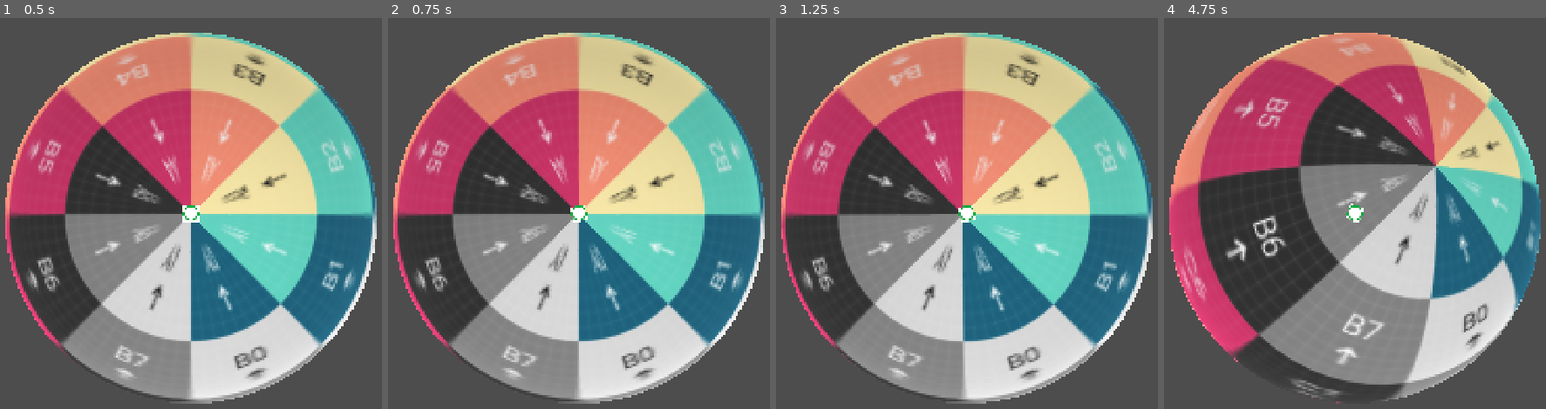
Above: before the commit, frames 1-4 (left to right).
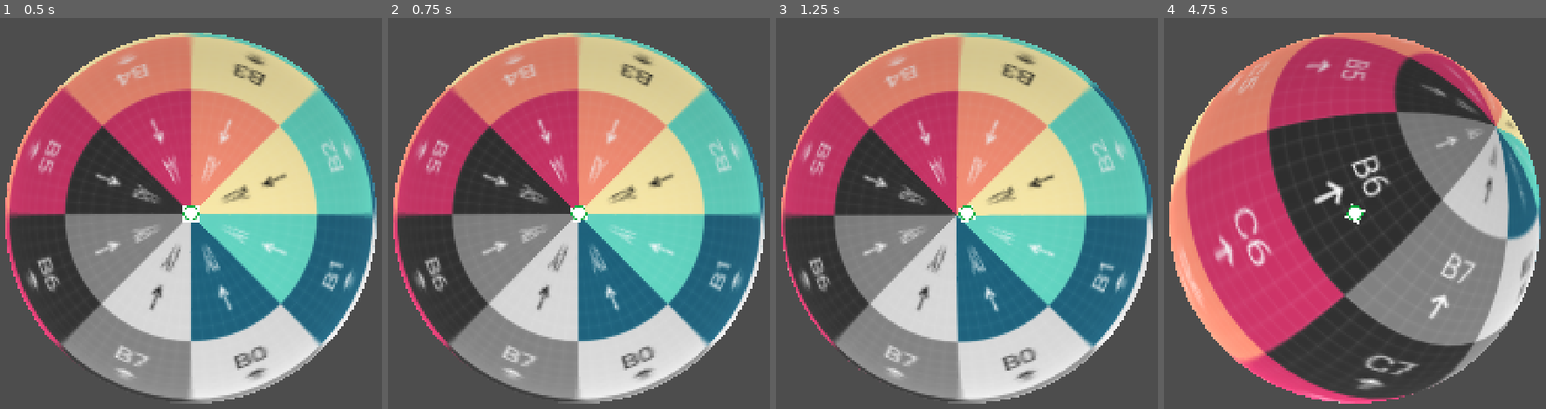
Above: after the commit, the same moments.

Repository: pgm-woutvande22/gamejam-juniperdev
Game: Godot game, scene res://scences/level.tscn
Same seed, same stepped clock (60 frames per second), same inputs: the game is played once before the commit and once after it.
Inputs (mouse positions are in pixels of both pictures, inside the frame that each line leads up to):
- Up to frame 1 (0.5 s): no input
- Up to frame 2 (0.75 s): tap Enter at 0.5 s; move the mouse to (731, 193) at 0.52 s; hold D (move_right) from 0.53 s (still down); click (731, 193) at 0.67 s
- Up to frame 3 (1.25 s): keep holding D (move_right)
- Up to frame 4 (4.75 s): release D (move_right) at 1.25 s; drag from (1213, 233) to (1320, 291) at 1.27 s; move the mouse to (1423, 127) at 2.02 s; hold D (move_right) 2.03-2.75 s; drag from (1320, 291) to (outside the picture) at 2.77 s; move the mouse to (outside the picture) at 3.52 s; hold A (move_left) 3.53-4.25 s; drag from (outside the picture) to (1251, 115) at 4.27 s

Frame 1 is identical in both runs. In frame 2, 0.8% of the frame differs, in the area x 2-99%, y 4-86%; in frame 3, 12%; in frame 4, 57%, in the area x 1-99%, y 3-99%.

Commit message:
✨: enemies dont clump together anymore

Diff:
--- a/scences/level.tscn
+++ b/scences/level.tscn
@@ -75,8 +75,9 @@
 radius = 10.0
 move_speed = 30.0
 turn_speed = 20.0
-accel_speed = 20.0
+accel_speed = 50.0
 friction = 1.0
+bounce_strength = 1.0
 dash_distance = 10.0
 dash_cooldown = 2.0
 dash_particles_path = NodePath("DashParticles")
@@ -117,4 +118,43 @@
 mesh = SubResource("SphereMesh_0k001")
 
 [node name="Enemy" parent="." unique_id=1990566202 instance=ExtResource("5_cq5gf")]
-transform = Transform3D(1, 0, 0, 0, 1, 0, 0, 0, 1, 144.296, 0, 0)
+transform = Transform3D(1, 0, 0, 0, 1, 0, 0, 0, 1, 144.296, 0, 52.383804)
+
+[node name="Enemy2" parent="." unique_id=965672131 instance=ExtResource("5_cq5gf")]
+transform = Transform3D(1, 0, 0, 0, 1, 0, 0, 0, 1, 144.296, 0, 43.356544)
+
+[node name="Enemy3" parent="." unique_id=135948375 instance=ExtResource("5_cq5gf")]
+transform = Transform3D(1, 0, 0, 0, 1, 0, 0, 0, 1, 144.296, 0, 29.601173)
+
+[node name="Enemy4" parent="." unique_id=1012096096 instance=ExtResource("5_cq5gf")]
+transform = Transform3D(1, 0, 0, 0, 1, 0, 0, 0, 1, 144.296, 0, 15.869598)
+
+[node name="Enemy5" parent="." unique_id=778759057 instance=ExtResource("5_cq5gf")]
+transform = Transform3D(1, 0, 0, 0, 1, 0, 0, 0, 1, 144.296, 0, -6.085449)
+
+[node name="Enemy6" parent="." unique_id=1490695467 instance=ExtResource("5_cq5gf")]
+transform = Transform3D(1, 0, 0, 0, 1, 0, 0, 0, 1, 144.296, 0, -29.216537)
+
+[node name="Enemy7" parent="." unique_id=329949047 instance=ExtResource("5_cq5gf")]
+transform = Transform3D(1, 0, 0, 0, 1, 0, 0, 0, 1, 144.296, 0, -53.227524)
+
+[node name="Enemy8" parent="." unique_id=1892044778 instance=ExtResource("5_cq5gf")]
+transform = Transform3D(1, 0, 0, 0, 1, 0, 0, 0, 1, 208.74086, 0, 52.383804)
+
+[node name="Enemy9" parent="." unique_id=1423841912 instance=ExtResource("5_cq5gf")]
+transform = Transform3D(1, 0, 0, 0, 1, 0, 0, 0, 1, 208.74086, 0, 43.356544)
+
+[node name="Enemy10" parent="." unique_id=1061693722 instance=ExtResource("5_cq5gf")]
+transform = Transform3D(1, 0, 0, 0, 1, 0, 0, 0, 1, 208.74086, 0, 29.601173)
+
+[node name="Enemy11" parent="." unique_id=1637674835 instance=ExtResource("5_cq5gf")]
+transform = Transform3D(1, 0, 0, 0, 1, 0, 0, 0, 1, 208.74086, 0, 15.869598)
+
+[node name="Enemy12" parent="." unique_id=732738996 instance=ExtResource("5_cq5gf")]
+transform = Transform3D(1, 0, 0, 0, 1, 0, 0, 0, 1, 208.74086, 0, -6.085449)
+
+[node name="Enemy13" parent="." unique_id=221534992 instance=ExtResource("5_cq5gf")]
+transform = Transform3D(1, 0, 0, 0, 1, 0, 0, 0, 1, 208.74086, 0, -29.216537)
+
+[node name="Enemy14" parent="." unique_id=1734694253 instance=ExtResource("5_cq5gf")]
+transform = Transform3D(1, 0, 0, 0, 1, 0, 0, 0, 1, 208.74086, 0, -53.227524)
--- a/scripts/enemy.gd
+++ b/scripts/enemy.gd
@@ -22,6 +22,8 @@
 @export var move_speed: float = 18.0
 @export var turn_speed: float = 4.0
 @export var chase_range: float = 60.0
+@export var separation_radius: float = 6.0
+@export var separation_strength: float = 1.5
 @export var kill_threshold: float = 45.0
 @export var max_health: float = 50.0
 @export var hit_distance: float = 4.0
@@ -58,6 +60,7 @@
 	heading = _project_tangent(heading, up)
 	health = max_health
 	_place_sprite()
+	add_to_group("enemies")   # so enemies can find each other for anti-clump separation
 
 func _physics_process(delta: float) -> void:
 	var up := (global_position - planet_center).normalized()
@@ -72,6 +75,7 @@
 
 	# --- decide which tangent direction we want to face ---
 	var desired := heading
+	var chasing := false
 	if target != null:
 		var to_target := (target.global_position - planet_center).normalized()
 		var cos_a := clampf(up.dot(to_target), -1.0, 1.0)
@@ -80,8 +84,14 @@
 			var tangent := to_target - up * cos_a        # direction toward the player along the surface
 			if tangent.length() > 0.0001:
 				desired = tangent.normalized()
-		else:
-			return                                        # out of range: idle this frame
+				chasing = true
+
+	# --- anti-clump: steer away from nearby enemies, blended in with the chase direction ---
+	var sep := _separation(up)
+	if sep.length() > 0.0001:
+		desired = (desired + sep.normalized() * separation_strength).normalized()
+	elif not chasing:
+		return                                            # nothing to chase and no crowding: idle
 
 	# --- ease the heading toward the desired direction at a capped turn rate ---
 	var angle_to := heading.angle_to(desired)
@@ -118,6 +128,8 @@
 	move_speed = type.move_speed
 	turn_speed = type.turn_speed
 	chase_range = type.chase_range
+	separation_radius = type.separation_radius
+	separation_strength = type.separation_strength
 	kill_threshold = type.kill_threshold
 	max_health = type.max_health
 	hit_distance = type.hit_distance
@@ -148,6 +160,20 @@
 		half_h = sprite.texture.get_height() * sprite.pixel_size * sprite.scale.y * 0.5
 	sprite.position = Vector3.UP * (half_h + surface_offset)
 
+func _separation(up: Vector3) -> Vector3:
+	# sum a push away from every other enemy within separation_radius, weighted by how close
+	# they are (closer = stronger), then flatten it onto the tangent plane. returns a raw
+	# (un-normalized) vector so the caller can normalize/weight it.
+	var push := Vector3.ZERO
+	for other in get_tree().get_nodes_in_group("enemies"):
+		if other == self or not is_instance_valid(other):
+			continue
+		var away: Vector3 = global_position - (other as Node3D).global_position
+		var d := away.length()
+		if d > 0.0001 and d < separation_radius:
+			push += away.normalized() * (1.0 - d / separation_radius)
+	return push - up * push.dot(up)   # project onto the tangent plane (keep magnitude)
+
 func _orient_sprite_to_player(cam: Camera3D) -> void:
 	# build the sprite's orientation by hand: face the camera (so it stays a flat billboard) AND
 	# roll it so the texture's bottom (-Y) points toward the Top on screen.
--- a/scripts/enemy_type.gd
+++ b/scripts/enemy_type.gd
@@ -18,6 +18,8 @@
 @export var move_speed: float = 18.0       # surface speed (units/sec); keep below the Top's
 @export var turn_speed: float = 4.0        # radians/sec the heading can swing toward the target
 @export var chase_range: float = 60.0      # surface distance at which it starts chasing
+@export var separation_radius: float = 6.0 # push away from other enemies within this distance (anti-clump)
+@export var separation_strength: float = 1.5 # how hard the push steers vs chasing the player
 
 @export_group("Appearance")
 @export var texture: Texture2D             # the billboard sprite; null keeps the scene's default
